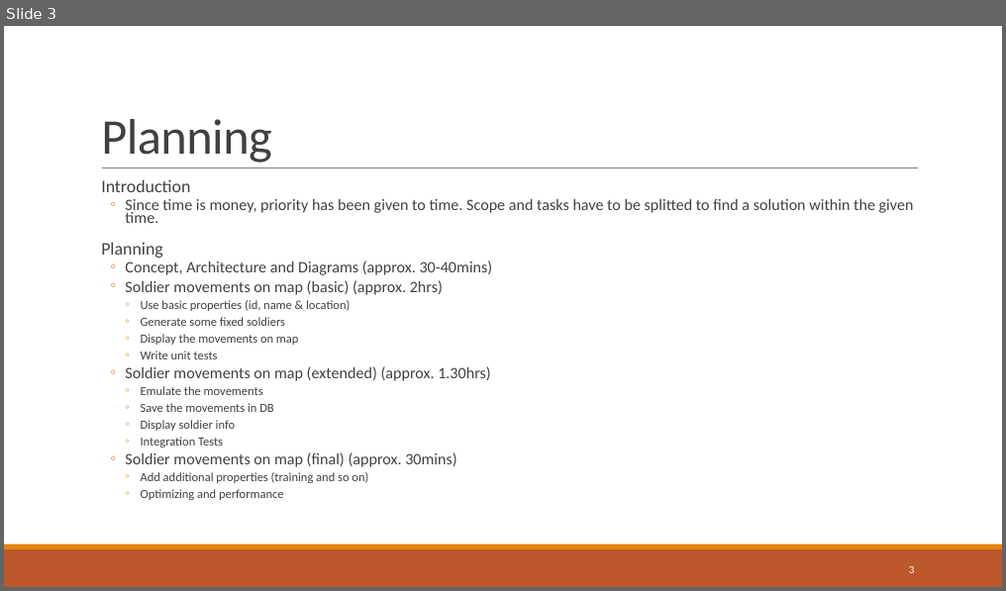
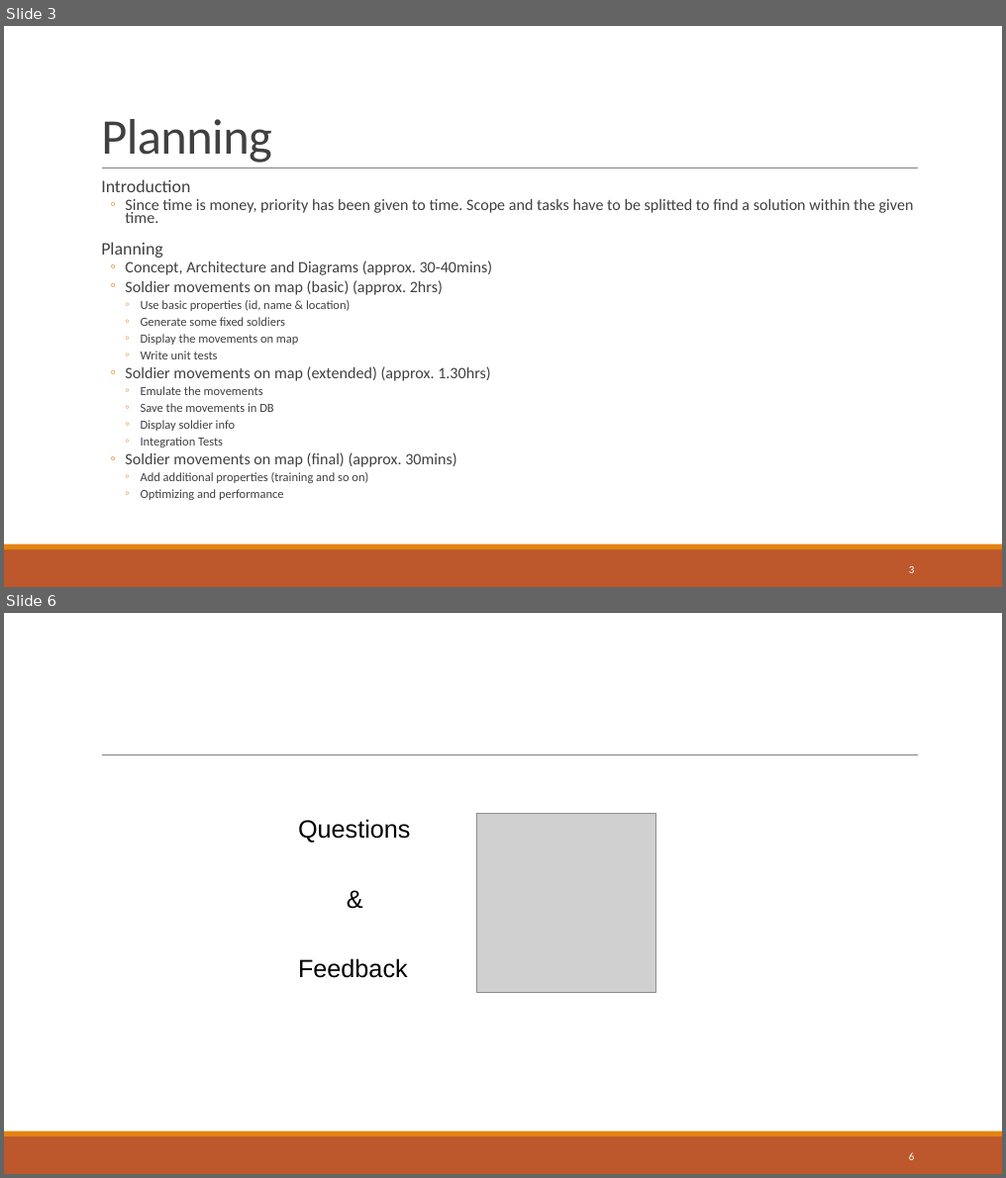
Before and after one commit to vishnut13/codechallenge24, a slide deck: Docs/Code Challenge.pptx. Shown one above the other, each under a label of ours: slide 3 before the commit, slides 3 and 6 after it; the slides between them are not shown. The pictures are 1006x591 and 1006x1178 pixels, drawn with LibreOffice and Linux fonts; fonts in the diff are those of the drawing; grey boxes stand for pictures. Boxes give left, top, right and bottom in pixels: in the first picture for what was removed or moved away, otherwise in the second. Text is boxed around its words. In the diff, an @@ line names an element or a change of style, - is before the commit and + after.

```diff
--- a/Docs/Code Challenge.pptx
+++ b/Docs/Code Challenge.pptx
@@ slide 6 added at (4,613,1002,1174), background #FFFFFF; not listed: 3 template elements that a slide beside it also shows @@
@@ text added at (298,819,410,978), 24 pt, text #000000 @@
+Questions
+&
+Feedback
@@ picture added at (477,813,656,992) @@
@@ page number added at (909,1153,915,1160), 10.5 pt, text #FFFFFF @@
+6
```
Also in this commit, not shown: 2 other slides added, 1 slide removed, 14 other files.
